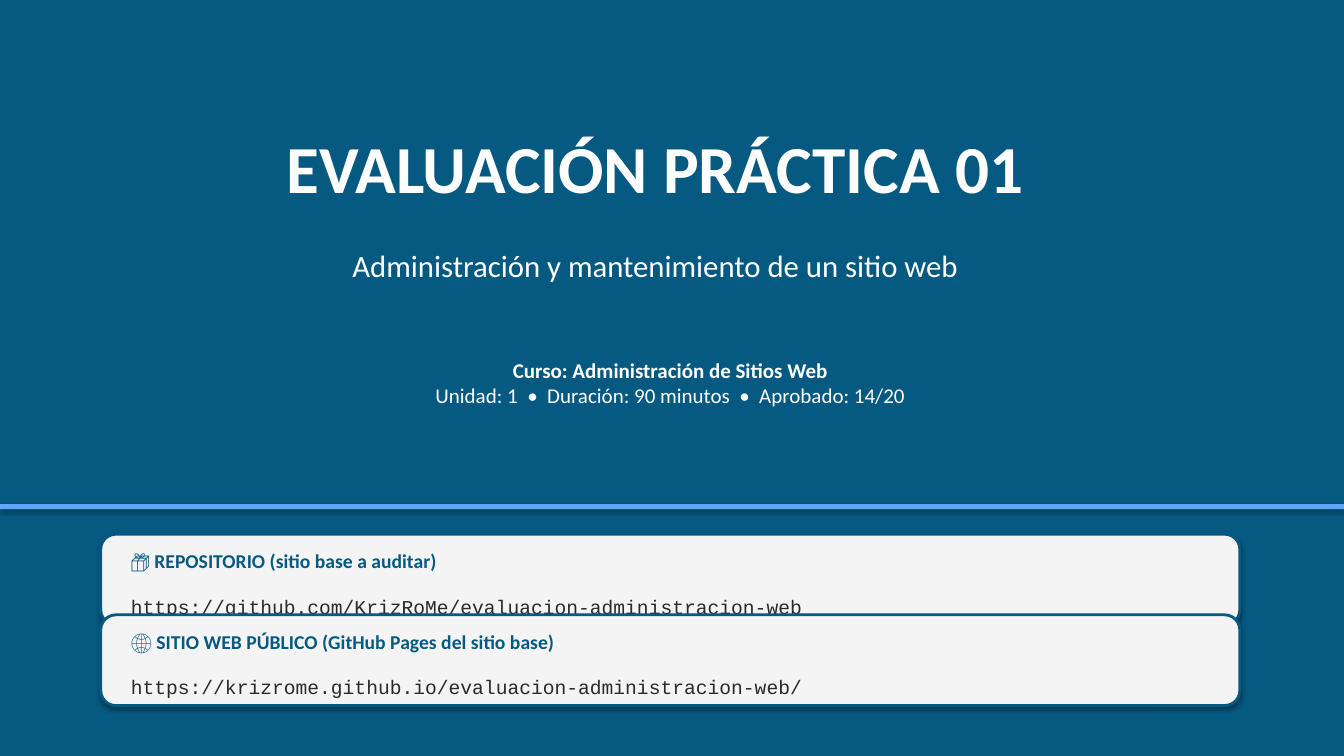
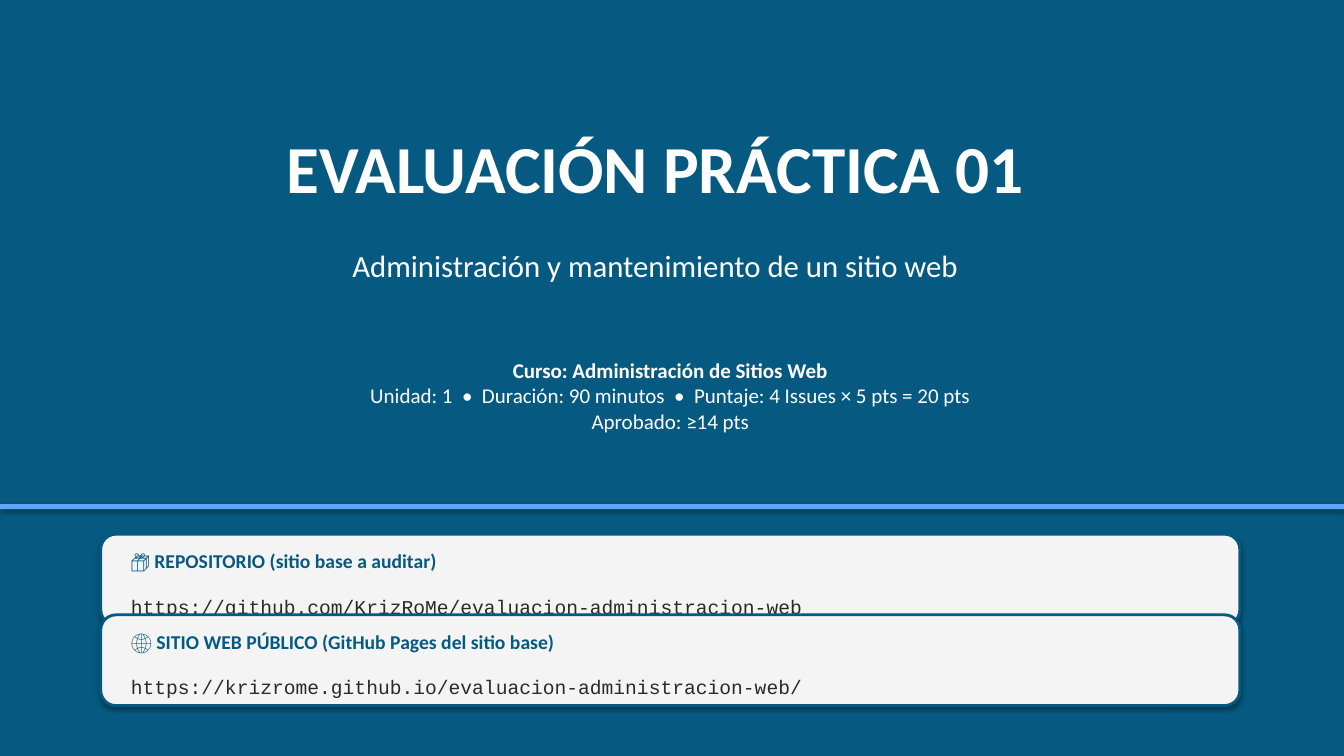
Before and after one commit to KrizRoMe/evaluacion-administracion-web, a slide deck: slide 1 of EVALUACION_PRACTICA_01.pptx. Drawn at 1344x756 pixels with LibreOffice and Linux fonts; fonts in the diff are those of the drawing. Boxes give left, top, right and bottom in pixels: in the first picture for what was removed or moved away, otherwise in the second. Text is boxed around its words. In the diff, an @@ line names an element or a change of style, - is before the commit and + after.

Commit message:
feat: 4 Issues en el repo del DOCENTE (3 hallazgos + 1 link-evaluación)
- PPT: 4 Issues × 5 pts = 20 pts
- 3 Issues de hallazgos: 1 rendimiento + 1 accesibilidad + 1 mantenimiento
- 4ª Issue: link-evaluación (link repo + link público)
- Todas las Issues se hacen en KrizRoMe/evaluacion-administracion-web/issues
- README plantilla con 4 secciones (Issue 1-4)
- Checklist actualizado
- Instrucciones actualizadas

```diff
--- a/EVALUACION_PRACTICA_01.pptx
+++ b/EVALUACION_PRACTICA_01.pptx
@@ text at bbox=[370, 388, 969, 433]: text changed @@
-Unidad: 1 • Duración: 90 minutos • Aprobado: 14/20
+Unidad: 1 • Duración: 90 minutos • Puntaje: 4 Issues × 5 pts = 20 pts
+Aprobado: ≥14 pts
```
Also in this commit, not shown: 10 other slides changed, 8 other files.
